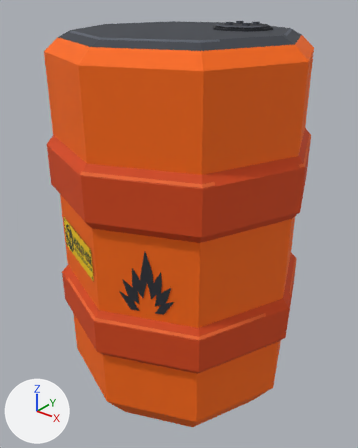
Renders of the FBX model Art/Meshes/barrel/SM_Barrel.fbx from each side of a commit.
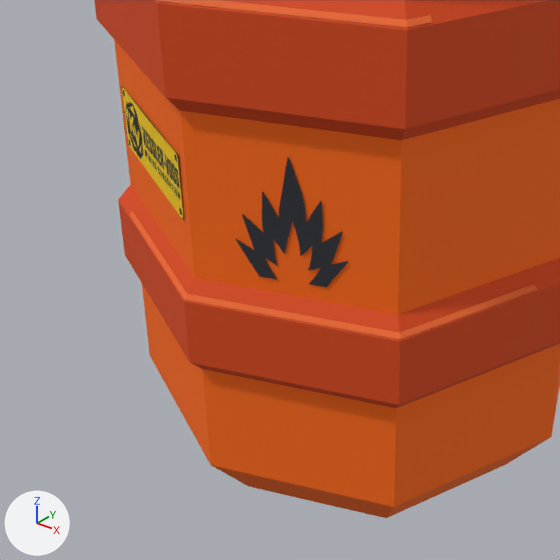
Old and new are each drawn whole from a 50 mm camera at (101.3, -128.5, 144.7) aimed at (-0.5, -1.2, 65.7) and again close up on the part from 1% to 77% of the width and 39% to 100% of the height. Every picture has the same lights, and +X, +Y and +Z are marked at lower left. The older version's two pictures come first. Vertices at exactly the same position are counted once.

The first close-up shows 'SM_Barrel'.
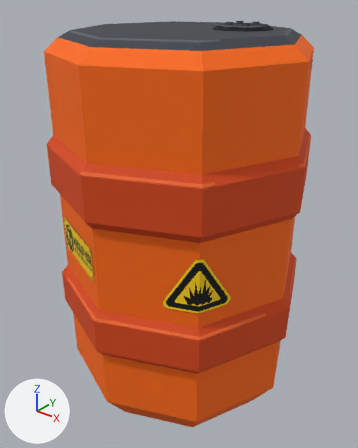
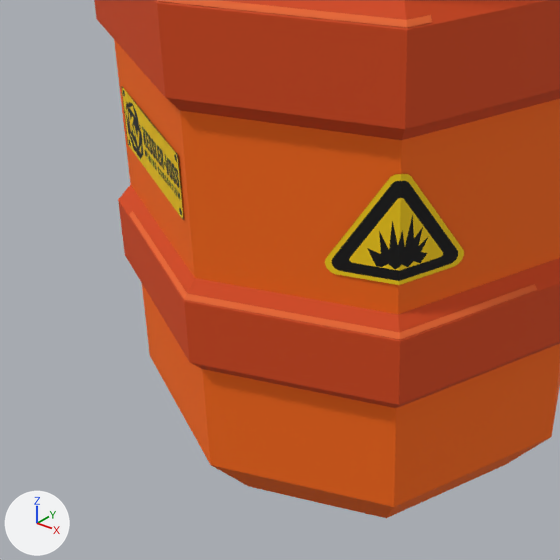
Location of each change, (x1, y1, x2, y2) in pixels of the close-ups (560 x 560 px):
part 1 of me_sm_barrel, built on
    after: (399, 174, 464, 285)
part 2 of me_sm_barrel, recoloured
    before: (236, 157, 348, 287)
    after: (325, 174, 401, 285)

Patch to the scene script:
```diff
--- a/Art/Meshes/barrel/SM_Barrel.fbx.py
+++ b/Art/Meshes/barrel/SM_Barrel.fbx.py
@@ img_t_barrel_warning_png @@
+img_t_barrel_warning_png = load_image('T_Barrel_Warning.png', 'T_Barrel_Warning.png', 512, 512, 'sRGB')
@@ mat_m_barrel_warning @@
+mat_m_barrel_warning = principled_material('M_Barrel_warning')
+mat_m_barrel_warning.texture = img_t_barrel_warning_png  # with its transparency
+mat_m_barrel_warning.roughness = 0.8
@@ me_sm_barrel @@
 # used by ob_sm_barrel; location = (0.0, 0.0, 0.0)
 # verts and faces of me_sm_barrel; kept vertices keep their numbers, new ones are numbered from 296
 # before: 292 (6.3, -40.1, 53.0) at pixel (233, 275), 293 (23.9, -32.9, 53.0) at pixel (353, 296), 294 (23.9, -32.9, 75.0) at pixel (353, 166), 295 (6.3, -40.1, 75.0) at pixel (225, 148)
-me_sm_barrel.from_pydata(...)  # 296 vertices, 203 faces; spans x -45.0..45.0, y -45.0..45.0, z 0.0..134.0
+me_sm_barrel.from_pydata(...)  # 298 vertices, 204 faces; spans x -45.0..45.0, y -45.0..45.0, z 0.0..134.0
+# me_sm_barrel part 1
+verts[292] = (30.2, -30.2, 79.0)  # moved, pixel (401, 147)
+verts[293] = (16.6, -35.9, 79.0)  # moved, pixel (298, 133)
+verts[294] = (16.6, -35.9, 52.0)  # moved, pixel (303, 293)
+verts[295] = (30.2, -30.2, 52.0)  # moved, pixel (398, 310)
+verts[296] = (35.9, -16.6, 52.0)  # pixel (481, 281)
+verts[297] = (35.9, -16.6, 79.0)  # pixel (491, 123)
+faces += [(292, 295, 296, 297)]  # mat_m_barrel_warning (picture img_t_barrel_warning_png)
+# me_sm_barrel part 2: 1 face spanning x 16.6..30.2, y -35.9..-30.2, z 52.0..79.0 switches from mat_m_barrel_pictogram (picture img_t_barrel_pictogram_png) to mat_m_barrel_warning (picture img_t_barrel_warning_png)
 me_sm_barrel.materials.append(mat_m_barrel_body)
@@ me_sm_barrel @@
 me_sm_barrel.materials.append(mat_m_barrel_sticker)
-me_sm_barrel.materials.append(mat_m_barrel_pictogram)  # picture img_t_barrel_pictogram_png
+me_sm_barrel.materials.append(mat_m_barrel_warning)  # picture img_t_barrel_warning_png
```
